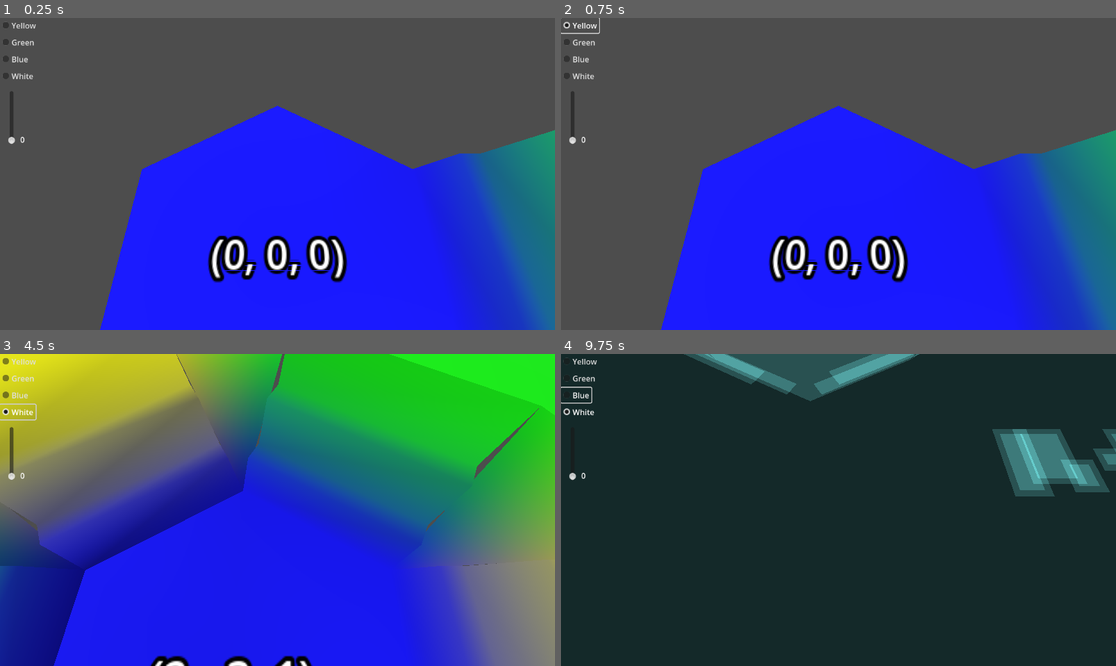
Above: before the commit, frames 1-4 (two rows, left to right).
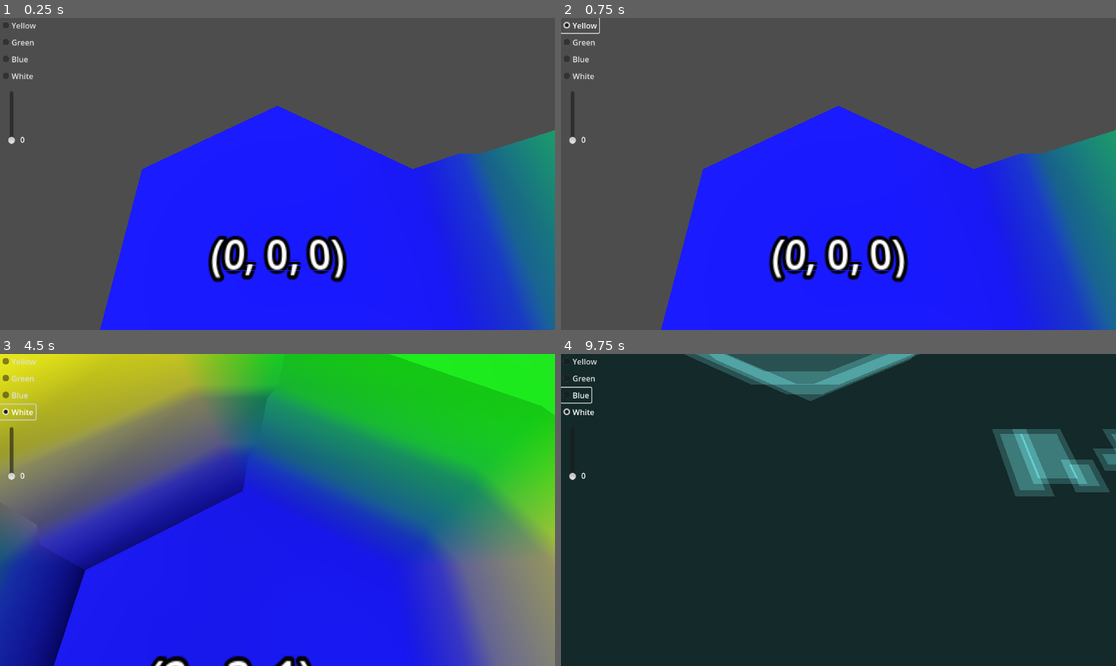
Above: after the commit, the same moments.

Repository: davepruitt/hex_map_godot
Game: Godot game, scene res://main.tscn
Same seed, same stepped clock (60 frames per second), same inputs: the game is played once before the commit and once after it.
Inputs (mouse positions are in pixels of both pictures, inside the frame that each line leads up to):
- Up to frame 1 (0.25 s): no input
- Up to frame 2 (0.75 s): click "Yellow" at 0.5 s
- Up to frame 3 (4.5 s): click "Green" at 1.25 s; click "Blue" at 2 s; click "White" at 2.75 s; tap Enter at 3.5 s; move the mouse to (399, 494) at 3.52 s; hold Right (ui_right) 3.53-4.28 s; tap Z at 3.6 s; click (399, 494) at 3.67 s; move the mouse to (166, 525) at 4.27 s; hold Down (ui_down) from 4.28 s (still down); tap X at 4.35 s
- Up to frame 4 (9.75 s): move the mouse to (894, 441) at 5.02 s; release Down (ui_down) at 5.03 s; hold Right (ui_right) 5.03-5.78 s; tap one key every 0.75 s from 5.1 s: P Z X P Z X P; move the mouse to (810, 572) at 5.77 s; hold Up (ui_up) 5.78-6.53 s; click (810, 572) at 5.92 s; move the mouse to (1005, 556) at 6.52 s; hold Left (ui_left) 6.53-8.03 s; move the mouse to (672, 463) at 7.27 s; move the mouse to (866, 510) at 8.02 s; hold Down (ui_down) 8.03-8.78 s; click (866, 510) at 8.17 s; move the mouse to (755, 432) at 8.77 s; hold Right (ui_right) 8.78-9.53 s; move the mouse to (960, 494) at 9.52 s; hold Up (ui_up) from 9.53 s (still down)

The runs differ from the first frame. In frame 3, 3.3% of the frame differs, in the area x 0-100%, y 0-100%; in frame 4, 0.7%.

Commit message:
Implemented terraces for triangular corners (section 4.2 of tutorial 3)

Diff:
--- a/hex_project_godot/hex_cell.gd
+++ b/hex_project_godot/hex_cell.gd
@@ -76,8 +76,11 @@
 	var opposite_direction = HexDirectionsClass.opposite(direction)
 	cell.hex_neighbors[int(opposite_direction)] = self
 
-func get_edge_type (direction: HexDirectionsClass.HexDirections) -> Enums.HexEdgeType:
+func get_edge_type_from_direction (direction: HexDirectionsClass.HexDirections) -> Enums.HexEdgeType:
 	return HexMetrics.get_edge_type(_elevation, hex_neighbors[int(direction)].elevation)
+
+func get_edge_type_from_other_cell (other_cell: HexCell) -> Enums.HexEdgeType:
+	return HexMetrics.get_edge_type(_elevation, other_cell.elevation)
 
 #endregion
 
@@ -160,7 +163,7 @@
 	v3.y = neighbor_cell.elevation * HexMetrics.ELEVATION_STEP
 	v4.y = v3.y
 
-	if (get_edge_type(direction) == Enums.HexEdgeType.Slope):
+	if (get_edge_type_from_direction(direction) == Enums.HexEdgeType.Slope):
 		_triangulate_edge_terraces(st, v1, v2, self, v3, v4, neighbor_cell)
 	else:
 		_add_quad(st, v1, v2, v3, v4, hex_color, hex_color, neighbor_cell.hex_color, neighbor_cell.hex_color)
@@ -221,9 +224,56 @@
 	left: Vector3, left_cell: HexCell,
 	right: Vector3, right_cell: HexCell) -> void:
 
-	#_add_triangle(st, bottom, left, right, bottom_cell.hex_color, left_cell.hex_color, right_cell.hex_color)
+	#Get the edge types
+	var left_edge_type: Enums.HexEdgeType = bottom_cell.get_edge_type_from_other_cell(left_cell)
+	var right_edge_type: Enums.HexEdgeType = bottom_cell.get_edge_type_from_other_cell(right_cell)
+
+	if left_edge_type == Enums.HexEdgeType.Slope:
+		if right_edge_type == Enums.HexEdgeType.Slope:
+			_triangulate_corner_terraces(st, bottom, bottom_cell, left, left_cell, right, right_cell)
+			return
+
+		if right_edge_type == Enums.HexEdgeType.Flat:
+			_triangulate_corner_terraces(st, left, left_cell, right, right_cell, bottom, bottom_cell)
+			return
+
+	if right_edge_type == Enums.HexEdgeType.Slope:
+		if left_edge_type == Enums.HexEdgeType.Flat:
+			_triangulate_corner_terraces(st, right, right_cell, bottom, bottom_cell, left, left_cell)
+			return
+
 	_add_triangle(st, bottom, right, left, bottom_cell.hex_color, right_cell.hex_color, left_cell.hex_color)
 
+func _triangulate_corner_terraces (st: SurfaceTool,
+	begin: Vector3, begin_cell: HexCell,
+	left: Vector3, left_cell: HexCell,
+	right: Vector3, right_cell: HexCell) -> void:
+
+	var v3: Vector3 = HexMetrics.terrace_lerp(begin, left, 1)
+	var v4: Vector3 = HexMetrics.terrace_lerp(begin, right, 1)
+	var c3: Color = HexMetrics.terrace_color_lerp(begin_cell.hex_color, left_cell.hex_color, 1)
+	var c4: Color = HexMetrics.terrace_color_lerp(begin_cell.hex_color, right_cell.hex_color, 1)
+
+	#The bottom triangle
+	_add_triangle(st, begin, v4, v3, begin_cell.hex_color, c4, c3)
+
+	#The steps inbetween
+	for i in range(2, HexMetrics.TERRACE_STEPS):
+		var v1: Vector3 = v3
+		var v2: Vector3 = v4
+		var c1: Color = c3
+		var c2: Color = c4
+
+		v3 = HexMetrics.terrace_lerp(begin, left, i)
+		v4 = HexMetrics.terrace_lerp(begin, right, i)
+		c3 = HexMetrics.terrace_color_lerp(begin_cell.hex_color, left_cell.hex_color, i)
+		c4 = HexMetrics.terrace_color_lerp(begin_cell.hex_color, right_cell.hex_color, i)
+
+		_add_quad(st, v1, v2, v3, v4, c1, c2, c3, c4)
+
+	#The top quad
+	_add_quad(st, v3, v4, left, right, c3, c4, left_cell.hex_color, right_cell.hex_color)
+
 #endregion
 
 #region Public static methods
